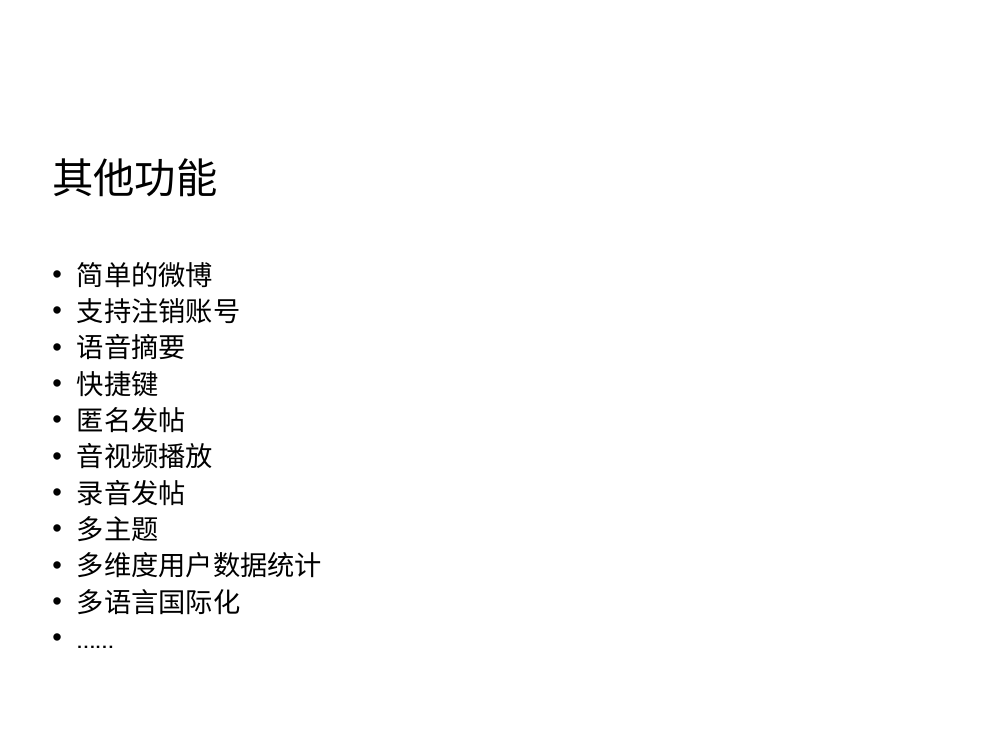
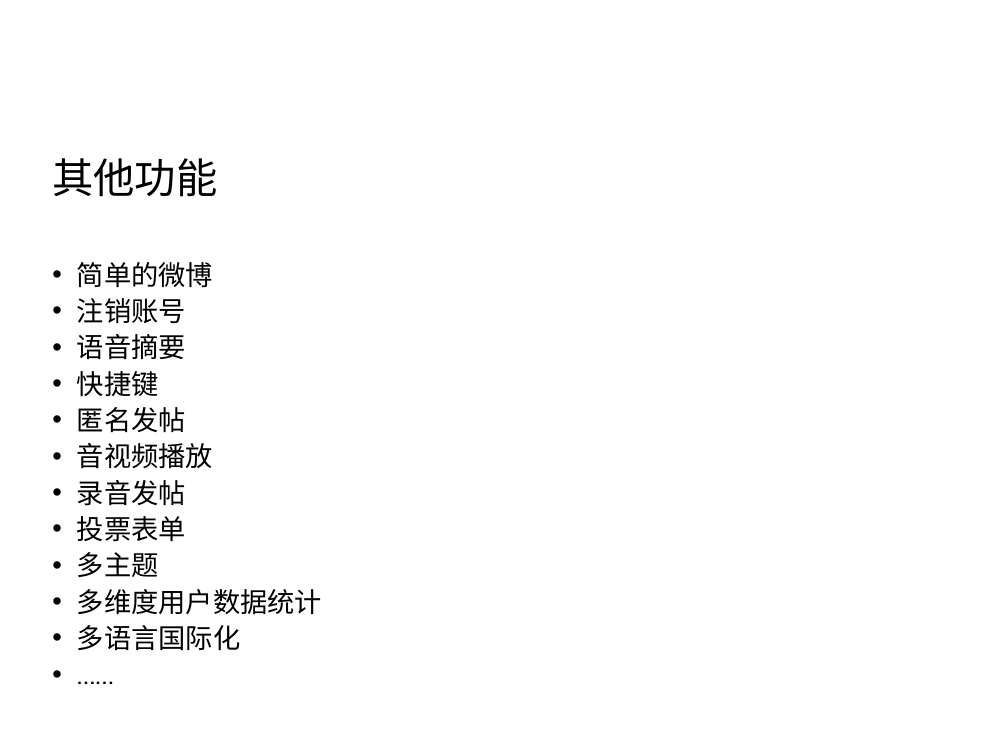
Before and after one commit to Vanessa219/b3log-index, a slide deck: slide 17 of src/main/webapp/sym/syme-intro.pptx. Drawn at 1008x756 pixels with LibreOffice and Linux fonts; fonts in the diff are those of the drawing; background and template pictures are left out. Boxes give left, top, right and bottom in pixels: in the first picture for what was removed or moved away, otherwise in the second. Text is boxed around its words. In the diff, an @@ line names an element or a change of style, - is before the commit and + after.

```diff
--- a/src/main/webapp/sym/syme-intro.pptx
+++ b/src/main/webapp/sym/syme-intro.pptx
@@ text at (x1=77, y1=298, x2=186, y2=324): text changed @@
-• 支持注销账号
+• 注销账号
@@ text at (x1=77, y1=516, x2=186, y2=542): paragraph added @@
+• 投票表单
```
Also in this commit, not shown: 3 other slides changed.
